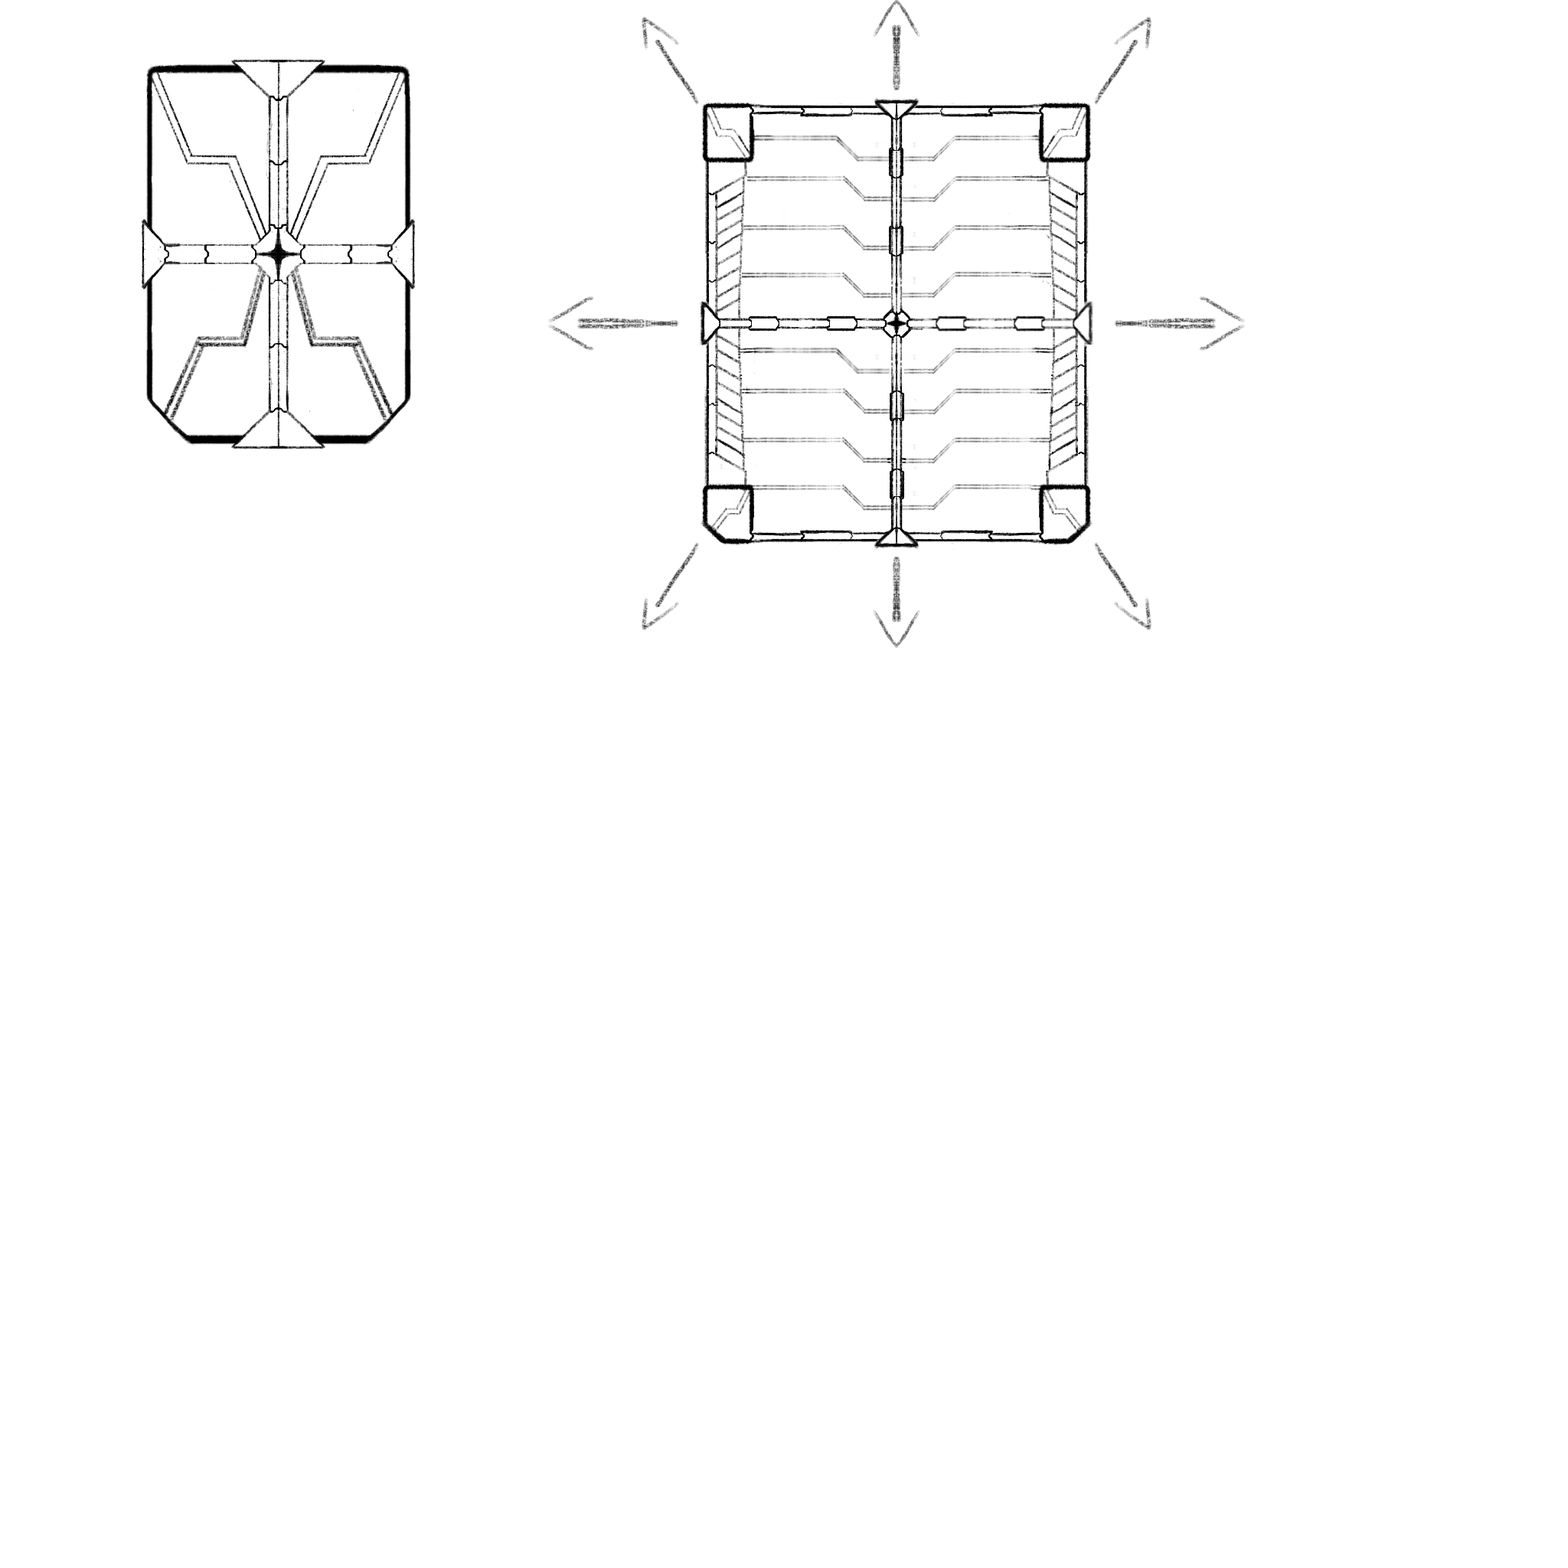
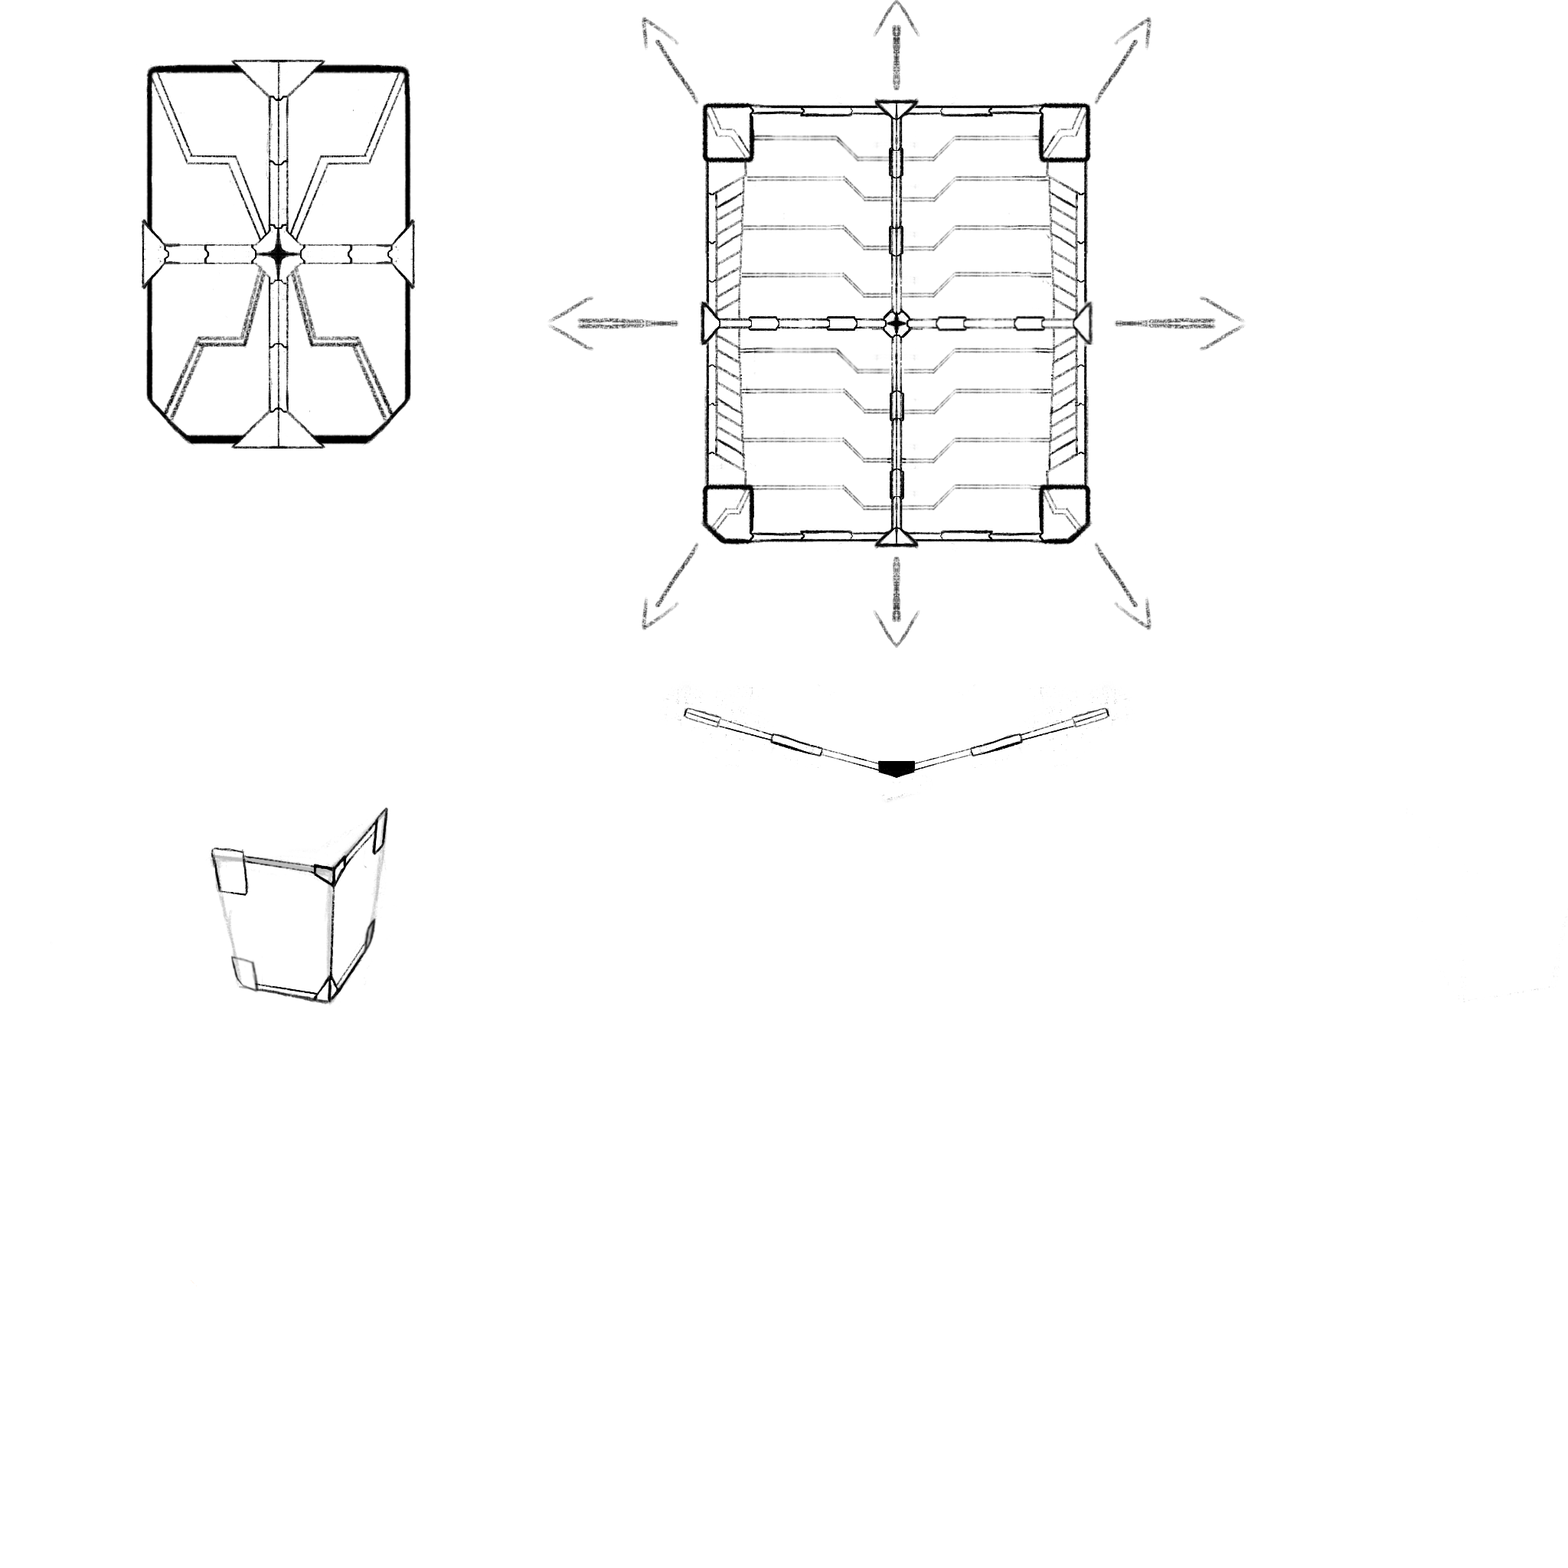
Layered file, before and after one edit (1568 x 1568). Changes by layer:
added layer "Paint Layer 3 Merged" above "Paint Layer 2" over left=205, top=806, right=389, bottom=1007
added layer "Paint Layer 2" (26%) above "Paint Layer 2 (pasted)" over left=50, top=684, right=1568, bottom=1007
added layer "Paint Layer 2 (pasted)" above "Copy of Paint Layer 2 Merged" over left=663, top=684, right=1127, bottom=804